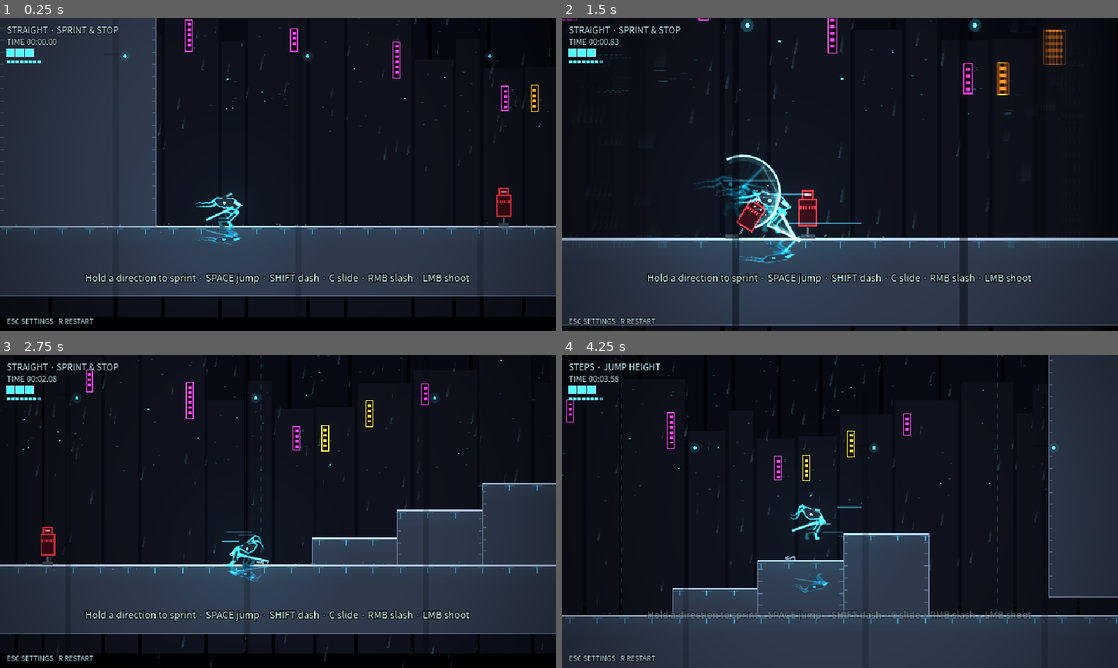
Above: before the commit, frames 1-4 (two rows, left to right).
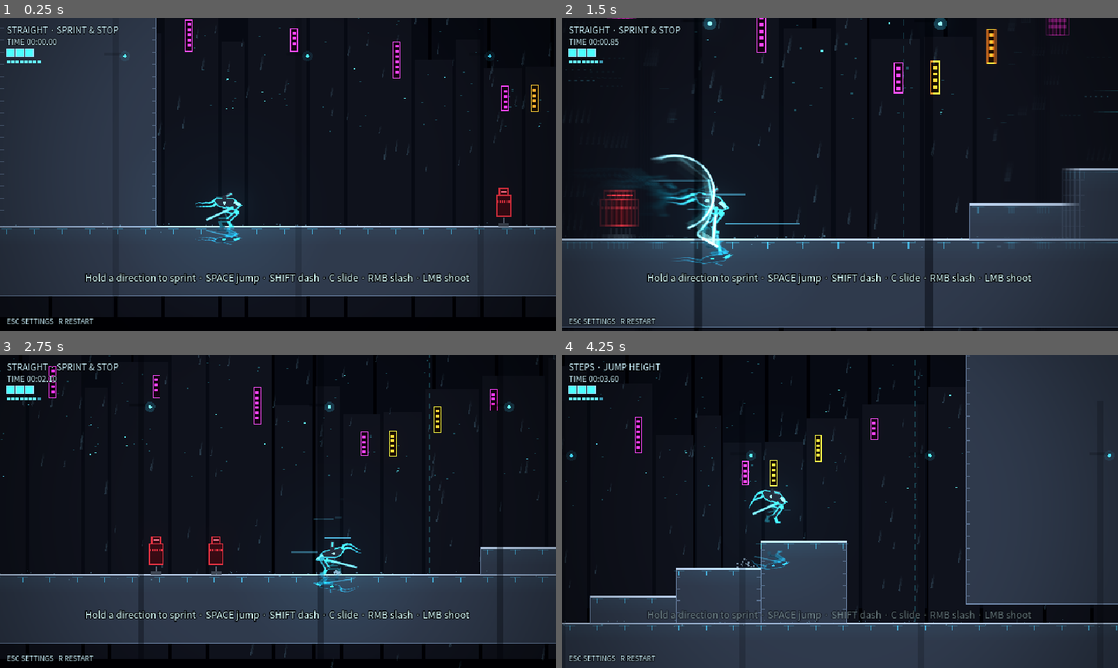
Above: after the commit, the same moments.

Repository: tntsgdi/NEON-RAID
Game: Godot game, scene res://scenes/main.tscn
Same seed, same stepped clock (60 frames per second), same inputs: the game is played once before the commit and once after it.
Inputs (mouse positions are in pixels of both pictures, inside the frame that each line leads up to):
- Up to frame 1 (0.25 s): no input
- Up to frame 2 (1.5 s): move the mouse to (962, 158) at 0.52 s; hold D (move_right) from 0.53 s (still down); tap Shift (dash) at 0.6 s; click (962, 158) at 0.67 s; tap Space (jump) at 0.77, 1.07 s; right-click (962, 158) at 0.8 s; move the mouse to (728, 190) at 1.27 s; right-click (728, 190) at 1.35 s
- Up to frame 3 (2.75 s): tap Space (jump) at 1.52, 1.82, 2.3 s; tap C (slide) at 1.55 s; move the mouse to (333, 442) at 2.02 s; release D (move_right) at 2.03 s; hold A (move_left) from 2.03 s (still down); hold C (slide) from 2.03 s (still down)
- Up to frame 4 (4.25 s): move the mouse to (812, 574) at 2.77 s; release A (move_left) at 2.78 s; release C (slide) at 2.78 s; hold D (move_right) from 2.78 s (still down); tap Space (jump) at 2.85, 3.02, 3.32, 3.77, 4.07 s; click (812, 574) at 2.92 s; tap Shift (dash) at 3.05, 3.6 s; move the mouse to (1006, 558) at 3.52 s; right-click (1006, 558) at 3.8 s

The runs differ from the first frame. In frame 1, less than 0.1% of the frame differs, in the area x 40-43%, y 61-67%; in frame 2, 14%; in frame 3, 16%; in frame 4, 24%, in the area x 0-100%, y 0-88%.

Commit message:
Keep speed through dash and slide, smoother camera and blade
Dash exits at least as fast as it entered (dash 640), slide friction 150,
sprint grace while airborne/sliding/slashing and a 5 s climb to 520,
recoil only at low speed, look-ahead +-170 with faster follow, smaller
zoom-out, inertialization tau 0.07 plus blade-arm inertialization on
slash start/end, lighter sprint afterimages, speed-scaled skid dust.
Tests for dash speed keep, hull and blade continuity.

Diff:
--- a/scripts/core/i18n.gd
+++ b/scripts/core/i18n.gd
@@ -33,6 +33,7 @@
 	"TUNE_run_speed": ["疾跑速度", "Run speed"],
 	"TUNE_sprint_speed": ["疾驰速度", "Sprint speed"],
 	"TUNE_sprint_delay": ["持续跑多久进疾驰", "Time to sprint"],
+	"TUNE_sprint_max": ["疾驰 5 秒后的上限", "Sprint cap after 5s"],
 	"TUNE_sprint_accel": ["疾驰加速度", "Sprint accel"],
 	"TUNE_run_accel_time": ["起步到全速(秒)", "Time to top speed"],
 	"TUNE_ground_decel": ["地面松手减速", "Ground release decel"],
--- a/scripts/core/tuning.gd
+++ b/scripts/core/tuning.gd
@@ -10,6 +10,7 @@
 	["sprint_speed", 430.0, 200.0, 650.0, 5.0],
 	["sprint_delay", 0.6, 0.1, 2.0, 0.05],
 	["sprint_accel", 300.0, 50.0, 1500.0, 10.0],
+	["sprint_max", 520.0, 300.0, 800.0, 5.0],
 	["run_accel_time", 0.2, 0.05, 0.6, 0.01],
 	["ground_decel", 2200.0, 400.0, 6000.0, 50.0],
 	["turn_accel", 3200.0, 400.0, 8000.0, 50.0],
@@ -23,13 +24,13 @@
 	["max_fall", 520.0, 200.0, 900.0, 10.0],
 	["coyote", 0.1, 0.0, 0.25, 0.01],
 	["jump_buffer", 0.12, 0.0, 0.25, 0.01],
-	["dash_speed", 540.0, 250.0, 900.0, 10.0],
+	["dash_speed", 640.0, 250.0, 1000.0, 10.0],
 	["dash_time", 0.17, 0.05, 0.35, 0.01],
 	["dash_cooldown", 0.4, 0.0, 1.0, 0.01],
 	["dash_carry", 0.6, 0.0, 1.0, 0.05],
 	["air_dashes", 1.0, 0.0, 3.0, 1.0],
 	["slide_speed", 340.0, 150.0, 600.0, 5.0],
-	["slide_friction", 380.0, 0.0, 1500.0, 10.0],
+	["slide_friction", 150.0, 0.0, 1500.0, 10.0],
 	["slide_min_time", 0.22, 0.05, 0.6, 0.01],
 	["slide_max_time", 0.6, 0.2, 1.5, 0.01],
 	["slide_min_speed", 210.0, 50.0, 300.0, 5.0],
--- a/scripts/main.gd
+++ b/scripts/main.gd
@@ -416,13 +416,13 @@
 ## 镜头在物理帧里移动，和机体一起被物理插值，任何刷新率下都平滑
 func _physics_process(delta: float) -> void:
 	var T: Dictionary = Tuning.v
-	_look = lerpf(_look, clampf(player.velocity.x * T.camera_look_ahead, -110.0, 110.0), 1.0 - exp(-3.0 * delta))
+	_look = lerpf(_look, clampf(player.velocity.x * T.camera_look_ahead, -170.0, 170.0), 1.0 - exp(-5.0 * delta))
 	var target := player.global_position + Vector2(_look, -40.0)
 	camera.position.x = lerpf(camera.position.x, target.x, 1.0 - exp(-12.0 * delta))
 	camera.position.y = lerpf(camera.position.y, target.y, 1.0 - exp(-7.0 * delta))
 	# 越快镜头拉得越远：跑档最多拉远 6%，疾驰档 12%；进入疾驰的一刻先猛缩一下再拉远
 	var speed_k := clampf(absf(player.velocity.x) / T.run_speed - 0.5, 0.0, 1.0)
-	var want_zoom := 1.0 - 0.06 * speed_k - (0.06 if player.sprinting else 0.0) - (0.03 if player.state == Player.State.DASH else 0.0)
+	var want_zoom := 1.0 - 0.04 * speed_k - (0.04 if player.sprinting else 0.0) - (0.02 if player.state == Player.State.DASH else 0.0)
 	_zoom_pulse = move_toward(_zoom_pulse, 0.0, delta * 0.25)
 	camera.zoom = Vector2.ONE * (lerpf(camera.zoom.x - _zoom_pulse * 0.0, want_zoom, 1.0 - exp(-3.0 * delta)) + _zoom_pulse)
 	_kick = _kick.lerp(Vector2.ZERO, 1.0 - exp(-18.0 * delta))
--- a/scripts/player/player.gd
+++ b/scripts/player/player.gd
@@ -66,6 +66,10 @@
 var sprinting := false
 var _sprint_t := 0.0
 var _sprint_drop := 0.0
+## 疾驰持续时间：5 秒内上限从 sprint_speed 慢慢涨到 sprint_max
+var _sprint_held := 0.0
+## 进入冲刺前的水平速度：冲刺结束后至少保留这么快，不会把疾驰砍掉
+var _pre_dash_speed := 0.0
 var _streak_timer := 0.0
 
 # 挥刀层
@@ -377,6 +381,7 @@
 	d = d.normalized()
 	if not grounded:
 		_air_dashes -= 1
+	_pre_dash_speed = absf(velocity.x)
 	_dash_dir = d
 	_dash_left = T.dash_time
 	_dash_cd = T.dash_cooldown
@@ -395,7 +400,9 @@
 
 func _end_dash(T: Dictionary) -> void:
 	if _dash_dir.x != 0.0:
-		velocity.x = _dash_dir.x * maxf(T.run_speed, T.dash_speed * T.dash_carry)
+		# 冲刺出来至少和冲进去时一样快（疾驰中冲刺不会掉速），并保留冲刺速度的八成
+		var keep := _pre_dash_speed if signf(_dash_dir.x) == signf(velocity.x) or _pre_dash_speed < 1.0 else 0.0
+		velocity.x = signf(_dash_dir.x) * maxf(maxf(keep, T.run_speed), T.dash_speed * 0.8) * absf(_dash_dir.x) / maxf(absf(_dash_dir.x), 0.001)
 	velocity.y = _dash_dir.y * T.dash_speed * 0.4
 	_set_state(State.GROUND if is_on_floor() and _dash_dir.y >= 0.0 else State.AIR)
 
@@ -448,17 +455,21 @@
 	var d := _dir_x()
 	var same := d != 0 and signf(velocity.x) == d
 	if sprinting:
+		_sprint_held += delta
 		var lost: bool = not same or absf(velocity.x) < T.run_speed * 0.75 or state == State.WALL or (is_on_wall() and state != State.DASH)
+		# 跳、滑铲、冲刺、挥刀期间有 0.3 秒宽限；平地上 0.12 秒
+		var grace := 0.3 if (state != State.GROUND or slash_step >= 0) else 0.12
 		if not same and d != 0:
 			sprinting = false  # 反方向：立即掉档
 		elif lost:
 			_sprint_drop += delta
-			if _sprint_drop > 0.12:
+			if _sprint_drop > grace:
 				sprinting = false
 		else:
 			_sprint_drop = 0.0
 		if not sprinting:
 			_sprint_t = 0.0
+			_sprint_held = 0.0
 		return
 	if same and absf(velocity.x) >= T.run_speed * 0.92 and state != State.WALL:
 		_sprint_t += delta
@@ -470,6 +481,12 @@
 			sprint_started.emit()
 	else:
 		_sprint_t = 0.0
+
+
+## 疾驰档当前的速度上限：持续疾驰 5 秒内从 sprint_speed 涨到 sprint_max
+func sprint_top() -> float:
+	var T: Dictionary = Tuning.v
+	return lerpf(T.sprint_speed, T.sprint_max, clampf(_sprint_held / 5.0, 0.0, 1.0))
 
 
 # ---------------------------------------------------------------- 挥刀层
@@ -624,7 +641,8 @@
 	Audio.play("shot", -3.0)
 	rig.kick()
 	if state == State.GROUND:
-		velocity.x -= aim.x * 40.0
+		# 后坐力只在站定或慢跑时有，高速时不把速度磨掉
+		velocity.x -= aim.x * 40.0 * clampf(1.0 - absf(velocity.x) / T.run_speed, 0.0, 1.0)
 
 
 func hurt_rect() -> Rect2:
@@ -741,8 +759,8 @@
 				mode = "skid"
 				_skid_dust -= delta
 				if _skid_dust <= 0.0:
-					_skid_dust = 0.05
-					Fx.dust(fx_parent, global_position + Vector2(facing * 10, 0), float(facing), 2)
+					_skid_dust = 0.04
+					Fx.dust(fx_parent, global_position + Vector2(facing * 10, 0), float(facing), 2 + int(absf(velocity.x) / 120.0))
 			elif ratio > 0.05:
 				mode = "run"
 				var before := _run_phase
@@ -789,8 +807,8 @@
 	if state != State.DASH and absf(velocity.x) > T.run_speed * 1.15:
 		_ghost_timer -= delta
 		if _ghost_timer <= 0.0:
-			_ghost_timer = 0.045
-			_spawn_ghost(0.25)
+			_ghost_timer = 0.07
+			_spawn_ghost(0.14)
 
 
 func _footstep(ratio: float) -> void:
@@ -808,7 +826,7 @@
 	if _wall_lock > 0.0:
 		return
 	var dir := _dir_x()
-	var top: float = T.sprint_speed if sprinting else T.run_speed
+	var top: float = sprint_top() if sprinting else T.run_speed
 	var vx := velocity.x
 	if dir == 0:
 		vx = move_toward(vx, 0.0, decel * delta)
--- a/scripts/player/strider_rig.gd
+++ b/scripts/player/strider_rig.gd
@@ -60,13 +60,17 @@
 var turn := 1.0
 var _prev_blade := 150.0
 ## 惯性化过渡：切换动作时，旧姿势和新姿势的差在约 0.1 秒内衰减到零（输入立即生效，画面不跳）
-const INERTIA_TAU := 0.035
+const INERTIA_TAU := 0.07
 var _last_mode := ""
 var _last_toes := [Vector2.ZERO, Vector2.ZERO]
 var _last_tilts := [0.0, 0.0]
 var _toe_off := [Vector2.ZERO, Vector2.ZERO]
 var _tilt_off := [0.0, 0.0]
 var _inert_t := 1.0
+## 刀臂也做惯性化：出刀、收刀那一刻不会一帧跳过去
+var _was_slashing := false
+var _blade_off := 0.0
+var _blade_t := 1.0
 
 
 func _ready() -> void:
@@ -156,11 +160,19 @@
 	elif state == "dash":
 		rest = 175.0
 	var want := rest
-	if m.slash_step >= 0:
+	var slashing: bool = m.slash_step >= 0
+	if slashing:
 		want = m.slash_dir + _slash_arc(m.slash_step, m.slash_t)
-		_blade_angle = want
+	if slashing != _was_slashing:
+		_blade_off = rad_to_deg(angle_difference(deg_to_rad(want), deg_to_rad(_blade_angle)))
+		_blade_t = 0.0
+		_was_slashing = slashing
+	if slashing:
+		# 出刀：前约 0.06 秒从原来的位置接过去，之后严格按挥刀曲线走（命中判定不受影响）
+		_blade_angle = want + _blade_off * exp(-_blade_t / 0.03)
 	else:
 		_blade_angle = lerp_angle_deg(_blade_angle, want, 1.0 - exp(-14.0 * delta))
+	_blade_t += delta
 	var bdir := Vector2.from_angle(deg_to_rad(_blade_angle))
 	var hand := shoulder + bdir * ARM_LEN
 	var tip := hand + bdir * BLADE_LEN
--- a/tests/m1_test.gd
+++ b/tests/m1_test.gd
@@ -117,6 +117,13 @@
 	_check(player.sprinting and top >= T.sprint_speed * 0.95, "持续跑 1.25 秒进入疾驰档（最高 %.0f）" % top)
 	await _drive(player.global_position, [{"frames": 2, "move": L}])
 	_check(not player.sprinting, "反方向立即掉出疾驰档")
+	# 疾驰中冲刺：出来不掉速，疾驰档保持
+	log = await _drive(Vector2(60, 0), [{"frames": 150, "move": R}, {"frames": 1, "move": R, "press": ["dash"]}, {"frames": 40, "move": R}])
+	var before_dash: float = absf(log[149].vel.x)
+	var after_min := INF
+	for i in range(175, log.size() - 1):
+		after_min = minf(after_min, absf(log[i].vel.x))
+	_check(after_min >= before_dash - 5.0 and player.sprinting, "疾驰中冲刺出来不掉速（冲刺前 %.0f，之后最低 %.0f）" % [before_dash, after_min])
 
 
 ## 动作衔接：一串跑→滑铲→跳→冲刺→挥刀→落地→急停转身里，脚尖每帧的位移不应突然跳变
@@ -136,6 +143,11 @@
 	player.input = inp
 	var prev := []
 	var worst := 0.0
+	var hull_worst := 0.0
+	var prev_hull: float = player.rig.hull_angle
+	var blade_jump := 0.0
+	var prev_slash: int = player.slash_step
+	var prev_blade: float = player.rig._blade_angle
 	while not inp.done:
 		await physics_frame
 		var toes: Array = player.rig._last_toes
@@ -143,9 +155,18 @@
 			for i in 2:
 				worst = maxf(worst, (toes[i] - prev[i]).length())
 		prev = toes.duplicate()
+		hull_worst = maxf(hull_worst, absf(player.rig.hull_angle - prev_hull))
+		prev_hull = player.rig.hull_angle
+		# 出刀 / 收刀那一帧刀臂角度的跳变
+		if (player.slash_step >= 0) != (prev_slash >= 0):
+			blade_jump = maxf(blade_jump, absf(rad_to_deg(angle_difference(deg_to_rad(prev_blade), deg_to_rad(player.rig._blade_angle)))))
+		prev_slash = player.slash_step
+		prev_blade = player.rig._blade_angle
 	player.input = load("res://scripts/player/player_input.gd").new()
-	print("smooth: 脚尖单帧最大位移 %.1f 像素" % worst)
+	print("smooth: 脚尖单帧最大 %.1f 像素，机身单帧最大 %.1f°，出刀/收刀那帧刀臂跳 %.1f°" % [worst, hull_worst, blade_jump])
 	_check(worst <= 14.0, "动作切换时脚不跳变（单帧最大 %.1f 像素）" % worst)
+	_check(hull_worst <= 6.0, "机身角度单帧变化不超过 6°（%.1f°）" % hull_worst)
+	_check(blade_jump <= 25.0, "出刀/收刀时刀臂不一帧跳过去（%.1f°）" % blade_jump)
 
 
 ## 低矮通道：不滑铲过不去，滑铲能过去
Not shown, changed: design/TODO.md
